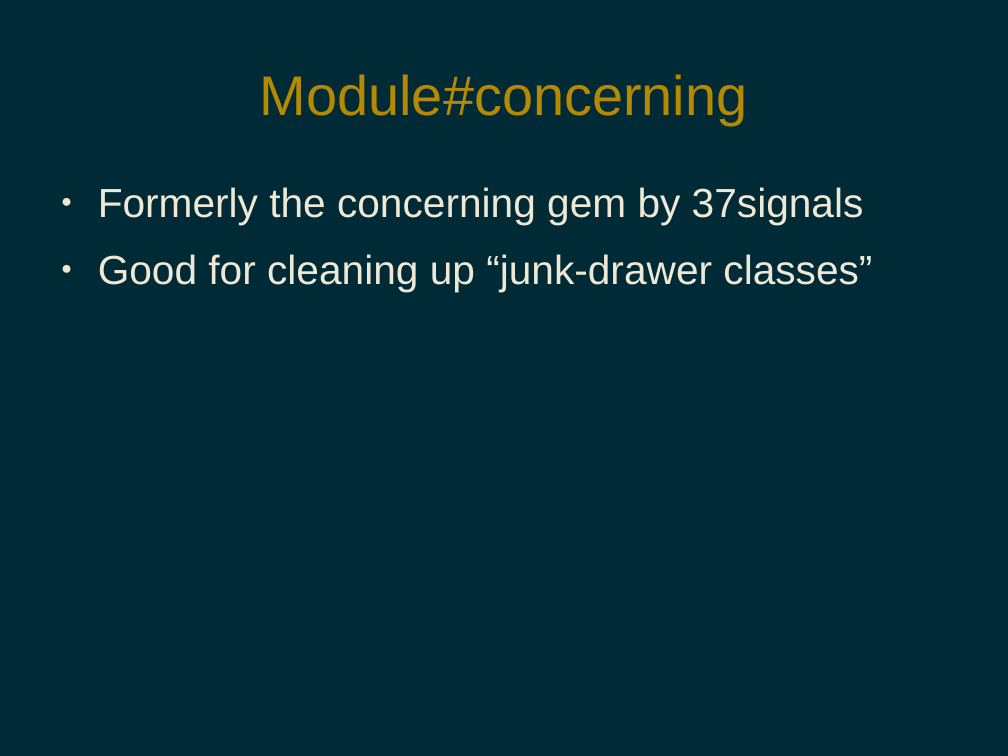
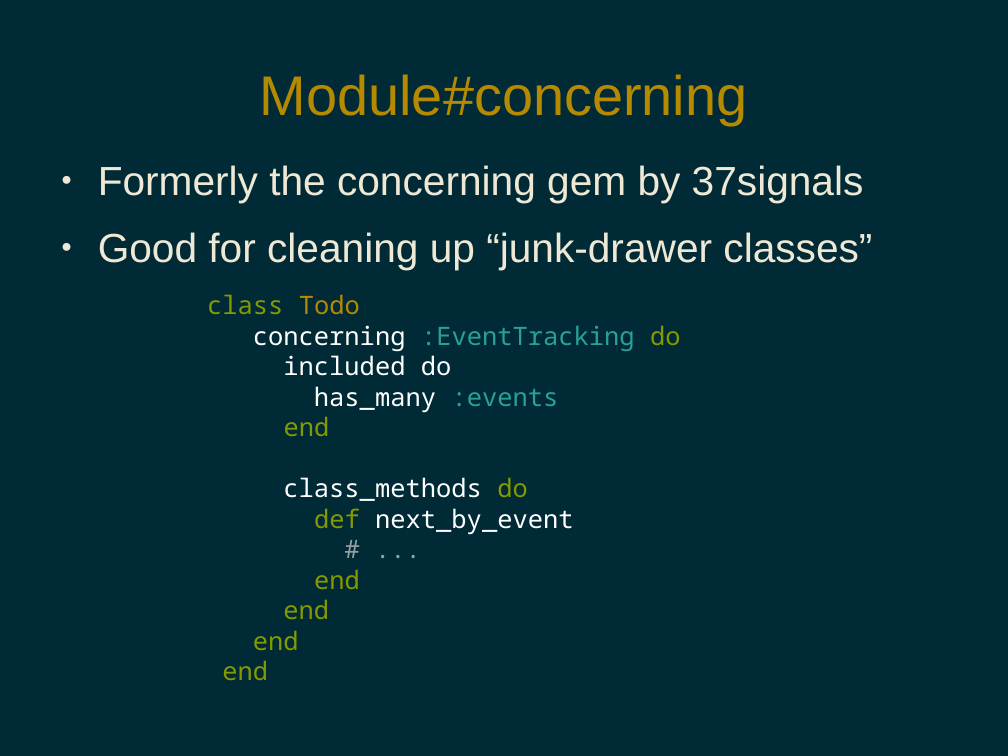
Before and after one commit to pdg137/rails41-pres, a slide deck: slide 10 of new-in-rails-4-1.odp. Drawn at 1008x756 pixels with LibreOffice and Linux fonts; fonts in the diff are those of the drawing. Boxes give left, top, right and bottom in pixels: in the first picture for what was removed or moved away, otherwise in the second. Text is boxed around its words. In the diff, an @@ line names an element or a change of style, - is before the commit and + after.

Commit message:
updated

```diff
--- a/new-in-rails-4-1.odp
+++ b/new-in-rails-4-1.odp
@@ text "Formerly the concerning gem by ...": place and size @@
-text "Formerly the concerning gem by ..." at <box>98,187,872,291</box>
+text "Formerly the concerning gem by ..." at <box>98,165,872,270</box>
@@ text added at <box>207,294,681,680</box>, 20 pt, text #FFFFFF @@
+class Todo
+concerning :EventTracking do
+included do
+has_many :events
+end
+class_methods do
+def next_by_event
+# ...
+end
+end
+end
+end
```
Also in this commit, not shown: 1 other slide changed.
